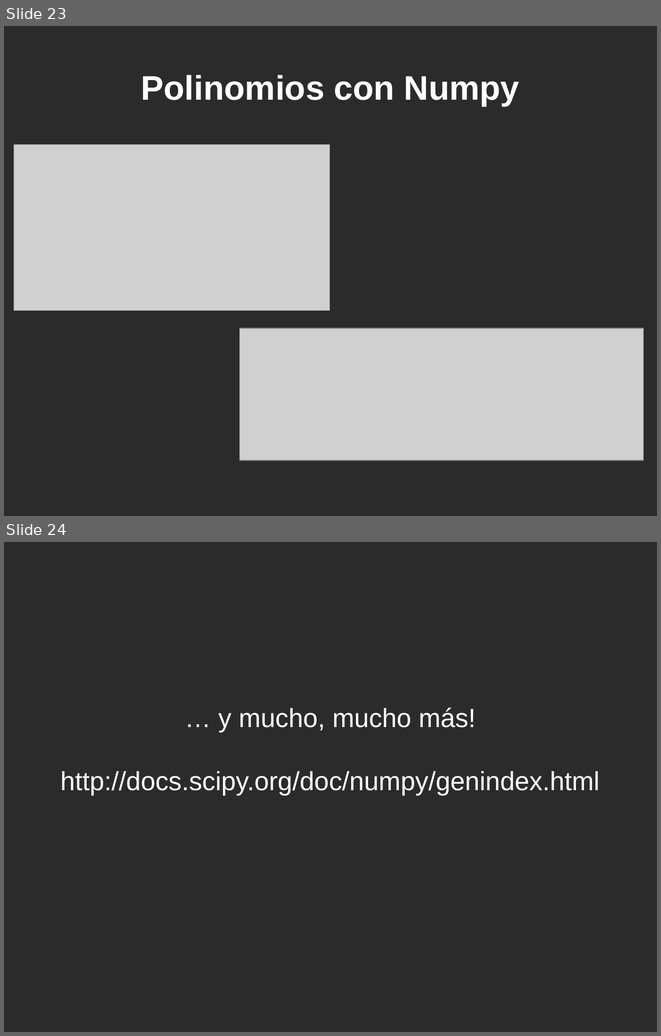
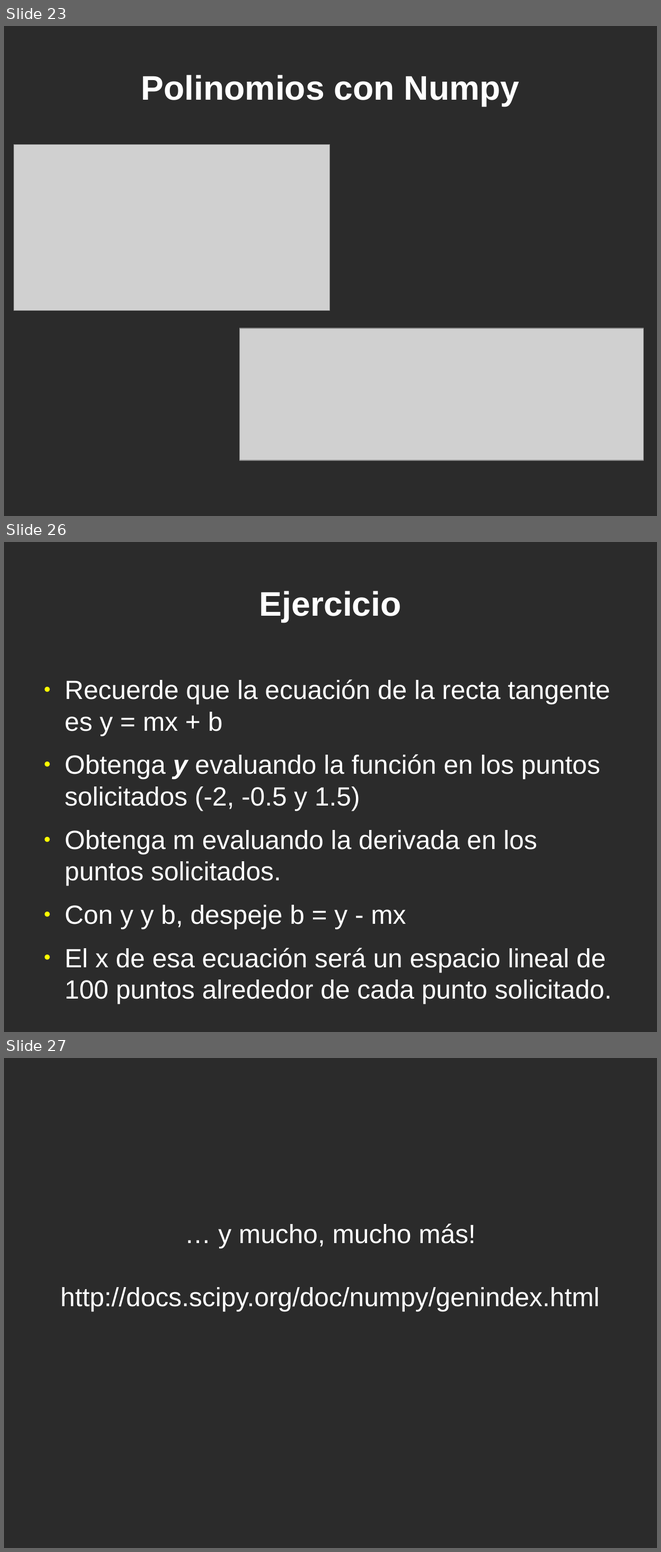
Before and after one commit to jeudy/clases_topicosI2013, a slide deck: 10-Librerias-NumPy.odp. Shown one above the other, each under a label of ours: slides 23 and 24 before the commit, slides 23, 26 and 27 after it; the slides between them are not shown. The pictures are 661x1036 and 661x1552 pixels, drawn with LibreOffice and Linux fonts; fonts in the diff are those of the drawing; grey boxes stand for pictures; background and template pictures are left out; a plain dark background stands for a picture behind light text. Boxes give left, top, right and bottom in pixels: in the first picture for what was removed or moved away, otherwise in the second. Text is boxed around its words. In the diff, an @@ line names an element or a change of style, - is before the commit and + after.

Commit message:
Agrehados ejercicios

```diff
--- a/10-Librerias-NumPy.odp
+++ b/10-Librerias-NumPy.odp
@@ slide 26 added at [4,542,657,1032], background picture (left out) @@
@@ title added at [259,591,402,622], 41.4 pt, text #FFFFFF, bold @@
+Ejercicio
@@ text added at [64,679,612,1004], 32 pt, text #FFFFFF @@
+● Recuerde que la ecuación de la recta tangente es y = mx + b
+● Obtenga y evaluando la función en los puntos solicitados (-2, -0.5 y 1.5)
+● Obtenga m evaluando la derivada en los puntos solicitados.
+● Con y y b, despeje b = y - mx
+● El x de esa ecuación será un espacio lineal de 100 puntos alrededor de cada punto solicitado.
@@ what was slide 24 is now slide 27 @@
```
Also in this commit, not shown: 2 other slides added, 2 other files.
